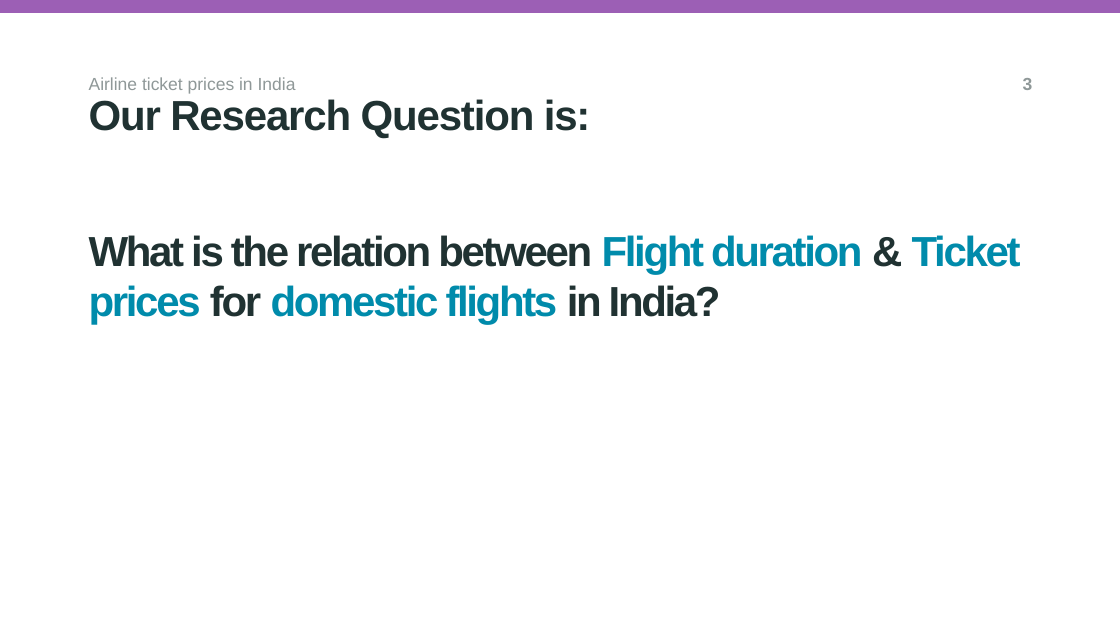
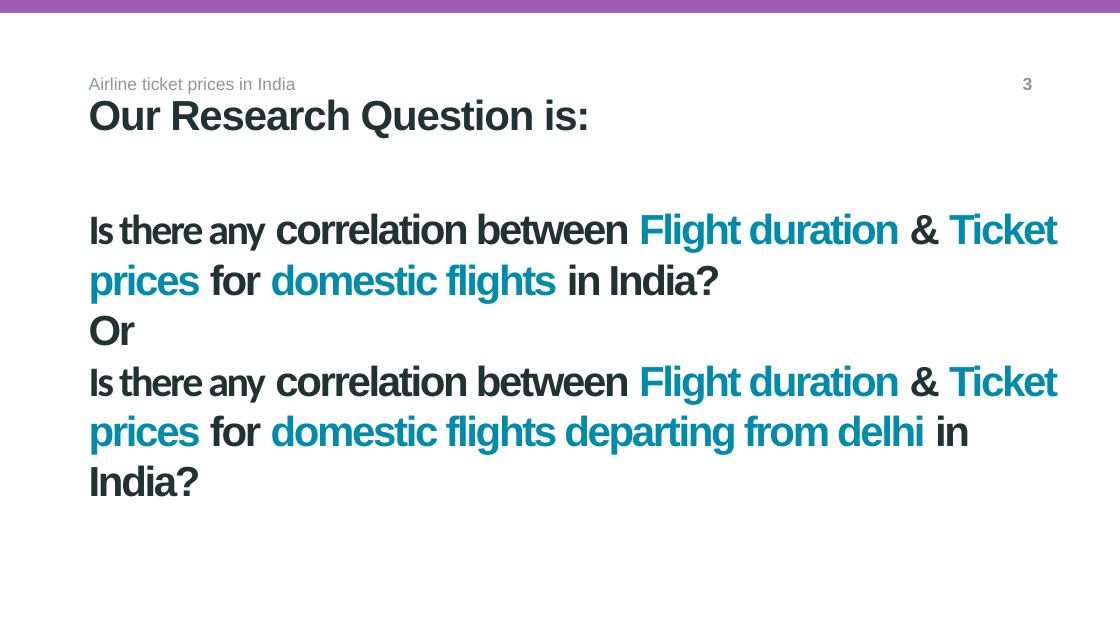
Before and after one commit to ma24afs/Group---A147, a slide deck: slide 3 of Ds115 Team Research.pptx. Drawn at 1120x630 pixels with LibreOffice and Linux fonts; fonts in the diff are those of the drawing; background and template pictures are left out. Boxes give left, top, right and bottom in pixels: in the first picture for what was removed or moved away, otherwise in the second. Text is boxed around its words. In the diff, an @@ line names an element or a change of style, - is before the commit and + after.

```diff
--- a/Ds115 Team Research.pptx
+++ b/Ds115 Team Research.pptx
@@ title at (89,213,1058,497): text changed @@
-What is the relation between Flight duration & Ticket prices for domestic flights in India?
+Is there any correlation between Flight duration & Ticket prices for domestic flights in India?
+Or
+Is there any correlation between Flight duration & Ticket prices for domestic flights departing from delhi in India?
```
Also in this commit, not shown: 2 other slides changed.
